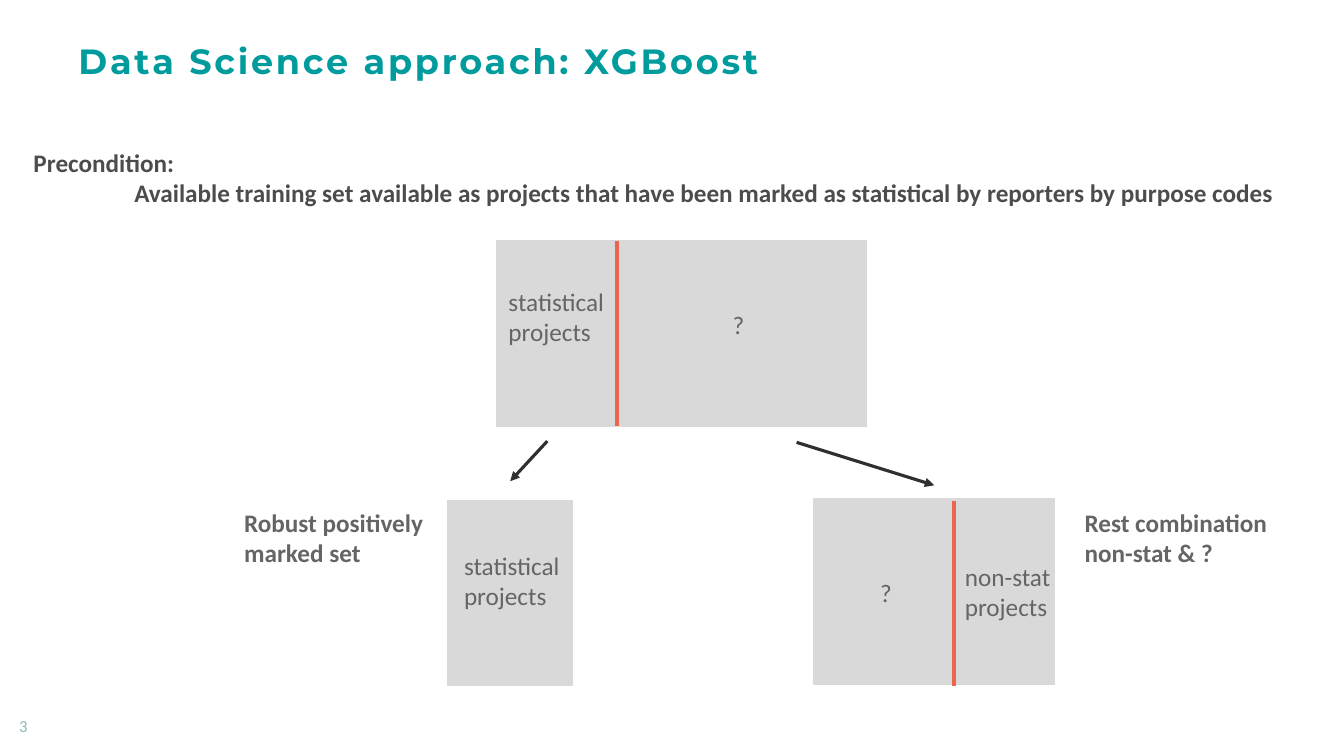
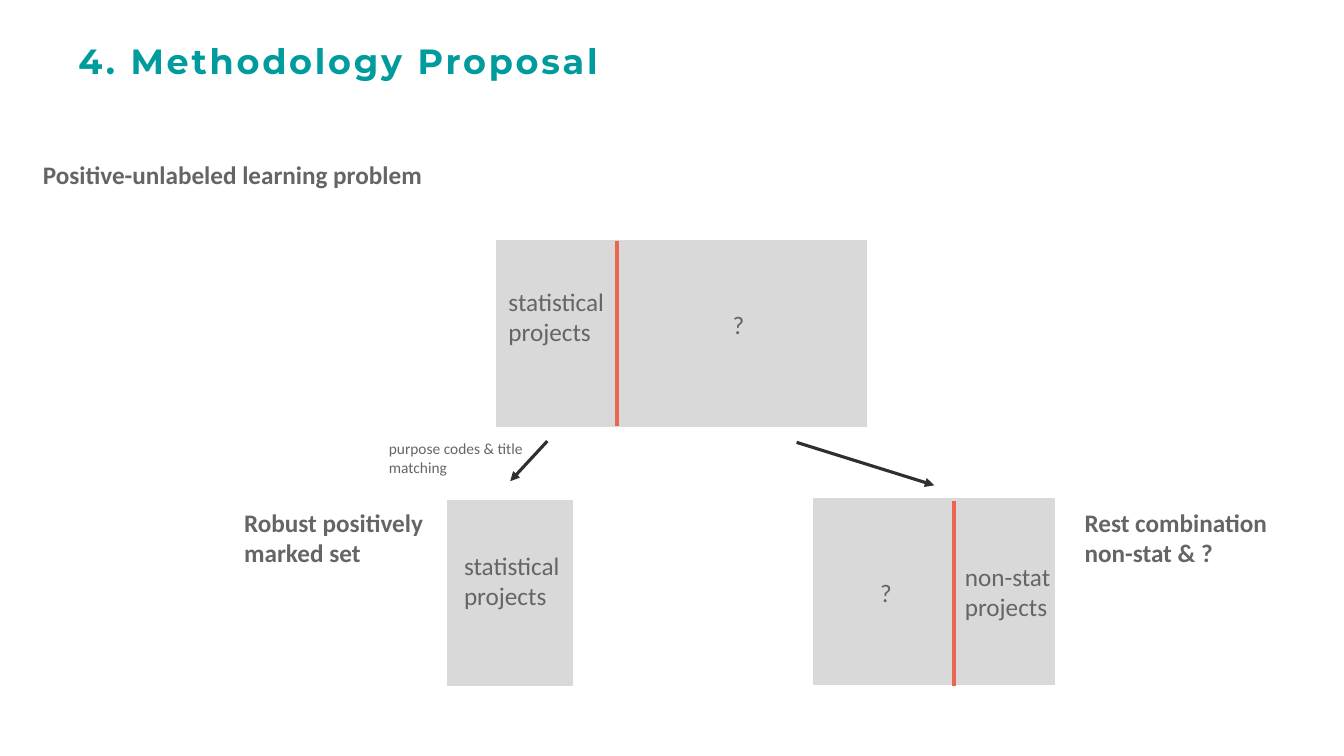
Before and after one commit to PARIS21-DATA/PRESS, a slide deck: slide 17 of docs/Press_methodology_modernization_proposal.pptx (slide 6 before the commit). Drawn at 1344x756 pixels with LibreOffice and Linux fonts; fonts in the diff are those of the drawing; background and template pictures are left out. Boxes give left, top, right and bottom in pixels: in the first picture for what was removed or moved away, otherwise in the second. Text is boxed around its words. In the diff, an @@ line names an element or a change of style, - is before the commit and + after.

Commit message:
descriptive statistics for entire CRS data & first tries implementing title pattern matching

```diff
--- a/docs/Press_methodology_modernization_proposal.pptx
+++ b/docs/Press_methodology_modernization_proposal.pptx
@@ title at (78, 48, 598, 81): text changed @@
-Data Science approach: XGBoost
+4. Methodology Proposal
@@ text removed at (33, 154, 1272, 207) @@
-Precondition:
-Available training set available as projects that have been marked as statistical by reporters by purpose codes
@@ text added at (43, 166, 422, 188), 18 pt, text #656565, bold @@
+Positive-unlabeled learning problem
@@ text added at (389, 443, 523, 476), 11 pt, text #656565 @@
+purpose codes & title matching
@@ text removed at (19, 721, 27, 732) @@
-3
```
Also in this commit, not shown: 3 other slides changed, 17 slides added, 4 slides removed, 32 other files.
